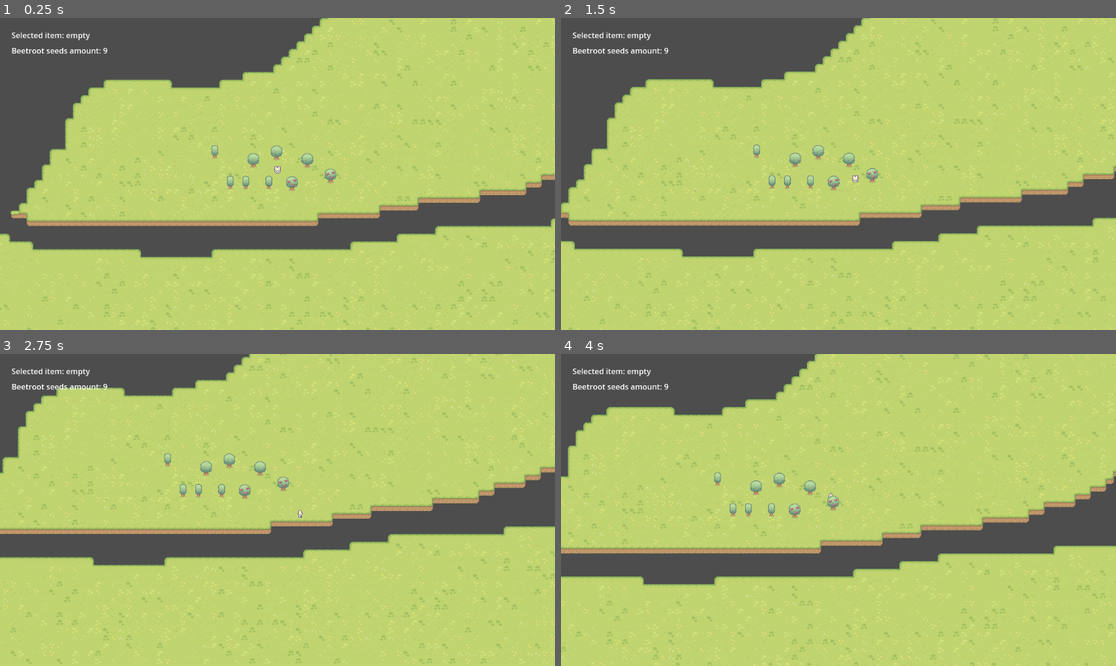
Above: before the commit, frames 1-4 (two rows, left to right).
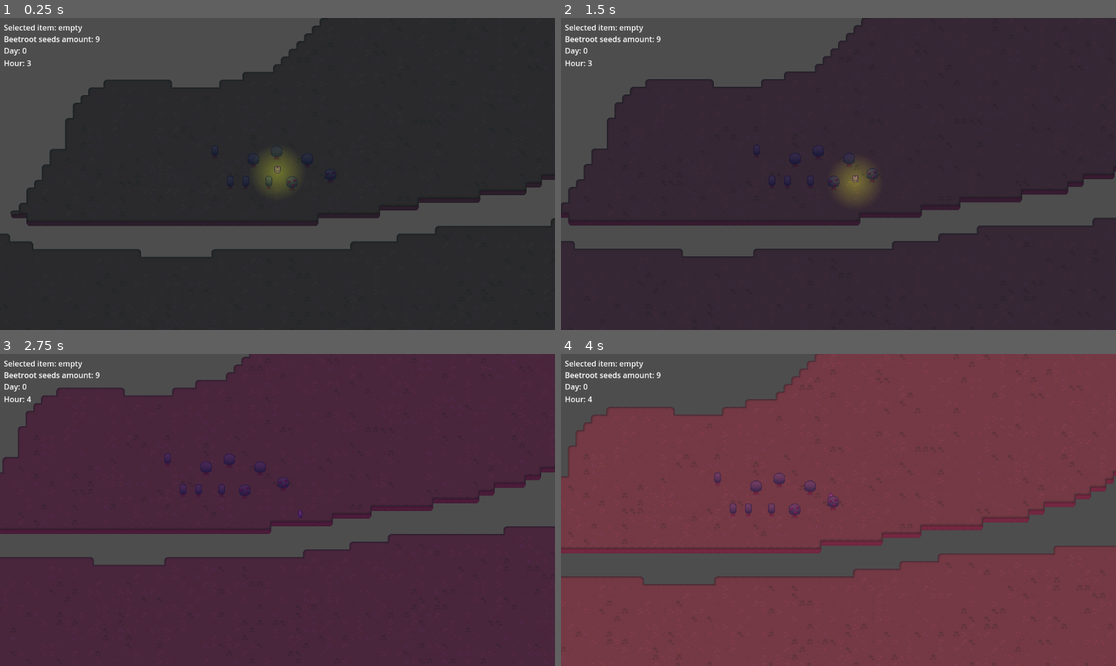
Above: after the commit, the same moments.

Repository: tinarao/morkowka
Game: Godot game, scene res://Game.tscn
The game is run twice, just before and just after one commit, with the same random seed, the same clock (stepped at 60 frames per second) and the same inputs.
Inputs (mouse positions are in pixels of both pictures, inside the frame that each line leads up to):
- Up to frame 1 (0.25 s): no input
- Up to frame 2 (1.5 s): tap Enter at 0.5 s; move the mouse to (960, 158) at 0.52 s; hold Right (ui_right) 0.53-1.28 s; click (960, 158) at 0.6 s; tap L (ui_torch, bound only after the commit) at 0.8, 1.35 s; move the mouse to (727, 189) at 1.27 s; hold Down (ui_down) from 1.28 s (still down)
- Up to frame 3 (2.75 s): click (166, 525) at 1.55 s; move the mouse to (333, 441) at 2.02 s; release Down (ui_down) at 2.03 s; hold Right (ui_right) from 2.03 s (still down); click (333, 441) at 2.1 s; tap L (ui_torch, bound only after the commit) at 2.3 s
- Up to frame 4 (4 s): move the mouse to (810, 572) at 2.77 s; release Right (ui_right) at 2.78 s; hold Up (ui_up) 2.78-3.53 s; tap L (ui_torch, bound only after the commit) at 2.85, 3.8 s; click (810, 572) at 3.05 s; move the mouse to (1005, 556) at 3.52 s; hold Left (ui_left) from 3.53 s (still down); click (1005, 556) at 3.6 s

The runs differ from the first frame. In frame 1, 78% of the frame differs, in the area x 0-100%, y 0-100%; in frame 2, 80%; in frame 3, 86%; in frame 4, 84%.

Commit message:
made day/night cycle

Diff:
--- a/Game.tscn
+++ b/Game.tscn
@@ -1,27 +1,21 @@
-[gd_scene load_steps=5 format=3 uid="uid://cxffmbqocn3q5"]
+[gd_scene load_steps=6 format=3 uid="uid://cxffmbqocn3q5"]
 
+[ext_resource type="Script" path="res://scenes/locations/world/day_night_modulator.gd" id="1_y3quy"]
 [ext_resource type="PackedScene" uid="uid://c50fu1rr8aqld" path="res://scenes/locations/world/world.tscn" id="2_1whuo"]
 [ext_resource type="PackedScene" uid="uid://c6e5pttyr0ghe" path="res://scenes/player/player.tscn" id="2_an0rt"]
+[ext_resource type="Texture2D" uid="uid://dsu2b62qphvdr" path="res://assets/Objects/daynightcycle-gradient-texture.tres" id="2_tssm8"]
 [ext_resource type="PackedScene" uid="uid://xvu33jyjq4j4" path="res://scenes/gui/game_screen.tscn" id="4_03rio"]
-
-[sub_resource type="GDScript" id="GDScript_xgf1e"]
-script/source = "extends Node2D
-
-
-# Called when the node enters the scene tree for the first time.
-func _ready() -> void:
-	pass # Replace with function body.
-
-
-# Called every frame. 'delta' is the elapsed time since the previous frame.
-func _process(delta: float) -> void:
-	pass
-"
 
 [node name="Game" type="Node2D"]
 y_sort_enabled = true
 position = Vector2(0, -4)
-script = SubResource("GDScript_xgf1e")
+
+[node name="DayNightModulator" type="CanvasModulate" parent="."]
+color = Color(0.191559, 0.405519, 0.615669, 1)
+script = ExtResource("1_y3quy")
+gradient = ExtResource("2_tssm8")
+ingame_speed = 4.0
+initial_hour = 3
 
 [node name="GameScreen" parent="." instance=ExtResource("4_03rio")]
 
@@ -31,6 +25,7 @@
 z_index = 0
 position = Vector2(58, 241)
 
+[connection signal="time_tick" from="DayNightModulator" to="GameScreen" method="_on_day_night_modulator_time_tick"]
 [connection signal="planted_beetroot_successfully" from="WorldLayers" to="Player" method="_on_world_layers_planted_beetroot_successfully"]
 [connection signal="plowed_successfully" from="WorldLayers" to="Player" method="_on_world_layers_plowed_successfully"]
 [connection signal="can_plant_a_beetroot" from="Player" to="WorldLayers" method="_on_player_can_plant_a_beetroot"]
--- /dev/null
+++ b/assets/Objects/daynightcycle-gradient-texture.tres
@@ -0,0 +1,10 @@
+[gd_resource type="GradientTexture1D" load_steps=2 format=3 uid="uid://dsu2b62qphvdr"]
+
+[sub_resource type="Gradient" id="Gradient_faefq"]
+interpolation_mode = 2
+offsets = PackedFloat32Array(0, 0.150602, 0.271084, 0.391566, 0.518072, 0.608434, 1)
+colors = PackedColorArray(0.169088, 0.18037, 0.333017, 1, 0.215204, 0.199866, 0.394424, 1, 0.428431, 0.193332, 0.564388, 1, 0.953258, 0.459474, 0.668641, 1, 1, 0.594559, 0.609267, 1, 1.00198, 0.870214, 0.866891, 1, 1, 1, 1, 1)
+
+[resource]
+gradient = SubResource("Gradient_faefq")
+width = 2048
--- a/project.godot
+++ b/project.godot
@@ -69,6 +69,11 @@
 "events": [Object(InputEventMouseButton,"resource_local_to_scene":false,"resource_name":"","device":-1,"window_id":0,"a …(253 unchanged characters)…
 ]
 }
+ui_torch={
+"deadzone": 0.5,
+"events": [Object(InputEventKey,"resource_local_to_scene":false,"resource_name":"","device":-1,"window_id":0,"alt_pressed":false,"shift_pressed":false,"ctrl_pressed":false,"meta_pressed":false,"pressed":false,"keycode":0,"physical_keycode":76,"key_label":0,"unicode":108,"location":0,"echo":false,"script":null)
+]
+}
 
 [layer_names]
 
--- a/scenes/gui/game_screen.gd
+++ b/scenes/gui/game_screen.gd
@@ -8,3 +8,7 @@
 func _process(_delta: float) -> void:
 	$SelectedItemLabel.text = "Selected item: " + player.selected_item_label
 	$BeetrootSeedsLabel.text = "Beetroot seeds amount: " + str(player.seeds["beetroot"])
+
+
+func _on_day_night_modulator_time_tick(day: int, hour: int, _minute: int) -> void:
+	$DayLabel.text = "Day: %d\nHour: %d" % [day, hour]
--- a/scenes/gui/game_screen.tscn
+++ b/scenes/gui/game_screen.tscn
@@ -6,16 +6,23 @@
 script = ExtResource("1_jkld5")
 
 [node name="SelectedItemLabel" type="Label" parent="."]
-offset_left = 24.0
-offset_top = 24.0
-offset_right = 129.0
-offset_bottom = 47.0
+offset_left = 8.0
+offset_top = 8.0
+offset_right = 113.0
+offset_bottom = 31.0
 text = "Selected Item"
 
 [node name="BeetrootSeedsLabel" type="Label" parent="."]
-offset_left = 24.0
-offset_top = 56.0
-offset_right = 213.0
-offset_bottom = 79.0
+offset_left = 8.0
+offset_top = 32.0
+offset_right = 197.0
+offset_bottom = 55.0
 text = "Beetroot Seeds Amount:
 "
+
+[node name="DayLabel" type="Label" parent="."]
+offset_left = 8.0
+offset_top = 56.0
+offset_right = 48.0
+offset_bottom = 79.0
+text = "Day"
--- /dev/null
+++ b/scenes/locations/world/day_night_modulator.gd
@@ -0,0 +1,39 @@
+extends CanvasModulate
+
+@export var gradient: GradientTexture1D
+@export var ingame_speed = 1.0
+@export var initial_hour = 12:
+	set(h):
+		initial_hour = h
+		time = INGAME_TO_REAL_MINUTE_DURATION * initial_hour * MINUTES_PER_HOUR
+
+const MINUTES_PER_DAY = 1440
+const MINUTES_PER_HOUR = 60
+const INGAME_TO_REAL_MINUTE_DURATION = (2 * PI) / MINUTES_PER_DAY
+
+var time: float = 0.0
+var past_minute: float = -1.0
+
+signal time_tick(day: int, hour: int, minute: int)
+
+func _ready() -> void:
+	time = INGAME_TO_REAL_MINUTE_DURATION * initial_hour * MINUTES_PER_HOUR
+
+func _process(delta: float) -> void:
+	time += delta / 10
+	var value = (sin(time - PI / 2) + 1.0) / 2.0
+	self.color = gradient.gradient.sample(value)
+
+	recalculate_time()
+
+func recalculate_time() -> void:
+	var minutes_elapsed = int(time / INGAME_TO_REAL_MINUTE_DURATION)
+	var current_day_minutes = minutes_elapsed % MINUTES_PER_DAY
+
+	var day = int(minutes_elapsed / MINUTES_PER_DAY)
+	var hour = int(current_day_minutes / MINUTES_PER_HOUR)
+	var minute = int(current_day_minutes % MINUTES_PER_HOUR)
+
+	if past_minute != minute:
+		past_minute = minute
+		time_tick.emit(day, hour, minute)
--- a/scenes/locations/world/world.gd
+++ b/scenes/locations/world/world.gd
@@ -5,7 +5,6 @@
 @onready var Objects: TileMapLayer = $Objects
 @onready var Plows: TileMapLayer = $Plows
 @onready var PlantedVeggies: TileMapLayer = $PlantedVeggies
-
 
 const BASIC_BEETROOT_SPRITE_ATLAS = Vector2i(1, 1)
 
--- a/scenes/locations/world/world.tscn
+++ b/scenes/locations/world/world.tscn
@@ -943,6 +943,8 @@
 y_sort_enabled = true
 script = ExtResource("1_gw0fg")
 
+[node name="DayNightTimer" type="Timer" parent="."]
+
 [node name="Hills" type="TileMapLayer" parent="."]
 tile_map_data = PackedByteArray("AAAEABMAAAABAAYAAAAEABIAAAABAAEAAAAEABEAAAABAAUAAAAEABAAAAABAAEAAAAEAA8AAAABAAEAAAAEAA …(165168 unchanged characters)…
 tile_set = SubResource("TileSet_ea5pw")
--- a/scenes/player/player.gd
+++ b/scenes/player/player.gd
@@ -16,15 +16,16 @@
 }
 
 var hand_items_labels = {
+	0: "empty",
 	1: "beetroot_seeds",
 	2: "hoe",
-	0: "empty"
 }
 
 var selected_item: HandItems = HandItems.Empty
 var selected_item_label: String = hand_items_labels[selected_item]
 
 @onready var anim_tree: AnimationTree = $AnimationTree
+@onready var Torch: PointLight2D = $Torch
 var latest_facing_direction: Vector2 = Vector2(0, 0)
 var plowing: bool = false
 
@@ -57,6 +58,10 @@
 		selected_item = HandItems.Hoe
 	elif event.as_text() == "2":
 		selected_item = HandItems.BeetrootSeeds
+
+	if Input.is_action_just_pressed("ui_torch"):
+		print(Torch.enabled)
+		Torch.set("enabled", !Torch.enabled)
 
 	if Input.is_action_just_pressed("action"):
 		match selected_item:
@@ -92,5 +97,4 @@
 
 func _on_world_layers_planted_beetroot_successfully() -> void:
 	print("play beetroot plant animation here")
-
 	seeds["beetroot"] = seeds["beetroot"] - 1
--- a/scenes/player/player.tscn
+++ b/scenes/player/player.tscn
@@ -806,6 +806,15 @@
 "walk_up": SubResource("Animation_r8ofk")
 }
 
+[sub_resource type="Gradient" id="Gradient_p8ry7"]
+offsets = PackedFloat32Array(0, 0.668831)
+colors = PackedColorArray(1, 1, 1, 1, 0, 0, 0, 1)
+
+[sub_resource type="GradientTexture2D" id="GradientTexture2D_bppxy"]
+gradient = SubResource("Gradient_p8ry7")
+fill = 1
+fill_from = Vector2(0.5, 0.5)
+
 [node name="Player" type="CharacterBody2D"]
 z_index = 1
 z_as_relative = false
@@ -851,3 +860,9 @@
 "": SubResource("AnimationLibrary_xifdg")
 }
 speed_scale = 2.0
+
+[node name="Torch" type="PointLight2D" parent="."]
+color = Color(0.734745, 0.723493, 7.70092e-07, 1)
+energy = 0.5
+texture = SubResource("GradientTexture2D_bppxy")
+texture_scale = 2.0
Not shown: 1 places in scenes/player/player.tscn that only renumber resources
